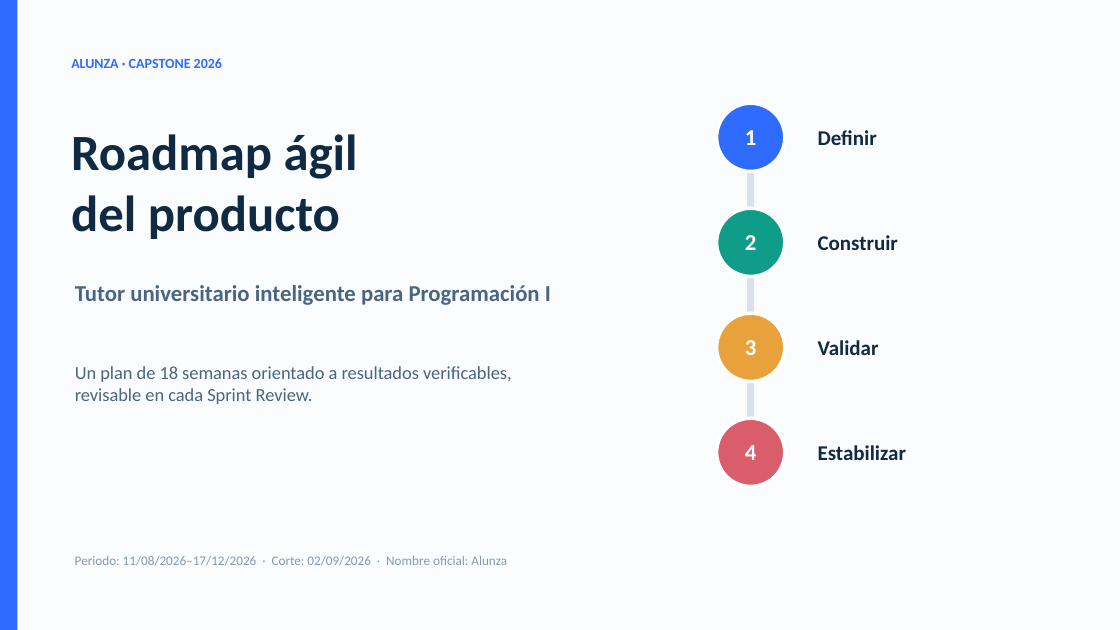
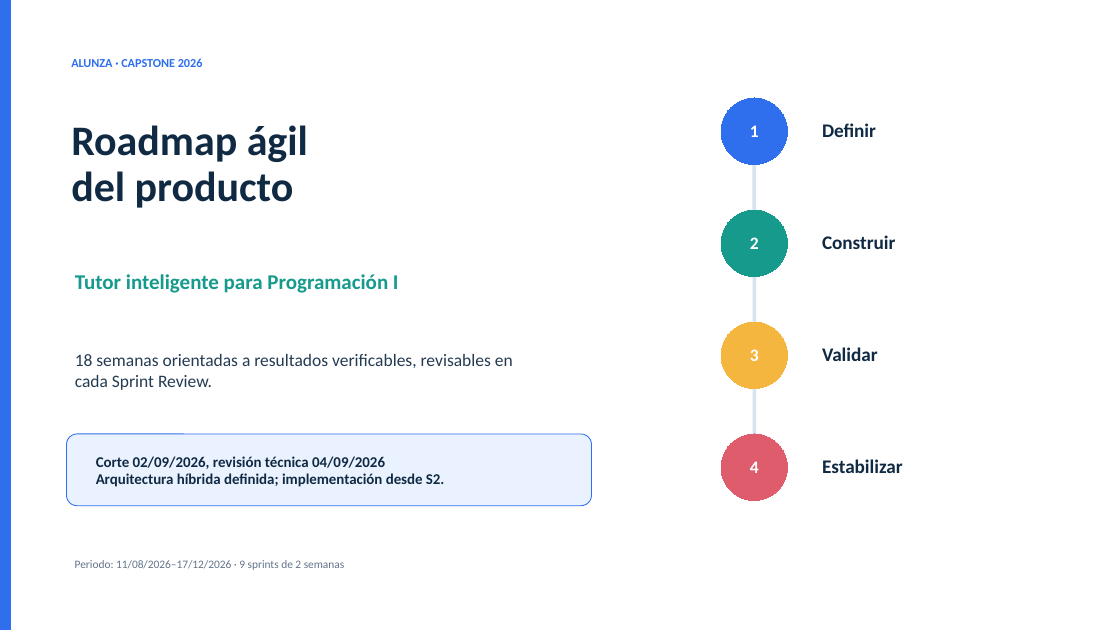
Before and after one commit to marcnunezs/alunza-edu, a slide deck: slide 1 of Evidencias CAPSTONE/Fase 1/Evidencias de proyecto/Roadmap_Agil_Alunza_2026.pptx. Drawn at 1120x630 pixels with LibreOffice and Linux fonts; fonts in the diff are those of the drawing. Boxes give left, top, right and bottom in pixels: in the first picture for what was removed or moved away, otherwise in the second. Text is boxed around its words. In the diff, an @@ line names an element or a change of style, - is before the commit and + after.

Commit message:
docs: actualizar arquitectura hibrida y evidencias CAPSTONE

```diff
--- a/Evidencias CAPSTONE/Fase 1/Evidencias de proyecto/Roadmap_Agil_Alunza_2026.pptx
+++ b/Evidencias CAPSTONE/Fase 1/Evidencias de proyecto/Roadmap_Agil_Alunza_2026.pptx
@@ background #FBFCFE to #FFFFFF @@
@@ rectangle: place and size @@
-rectangle at [0,0,18,630]
+rectangle at [0,0,10,630]
@@ rectangle at [0,0,10,630]: fill #2F6BFF to #2F6FED; outline none to #2F6FED 0 pt @@
@@ text "ALUNZA · CAPSTONE 2026" at [71,58,203,67]: size 12 to 10.5 pt, text colour #2F6BFF to #2F6FED; vertical alignment middle to top @@
@@ title "Roadmap ágil" at [71,125,308,208]: size 43.5 to 36 pt; line spacing 1 to 0.9 @@
@@ ellipse: place and size @@
-ellipse at [717,103,785,171]
+ellipse at [721,98,787,165]
@@ ellipse at [721,98,787,165]: fill #2F6BFF to #2F6FED; outline #FFFFFF 3 pt to #2F6FED 0 pt @@
@@ rectangle removed at [748,120,755,472] @@
@@ line added from (755, 131) to (755, 467), #D8E3EF 3 pt @@
@@ ellipse: place and size @@
-ellipse at [717,208,785,276]
+ellipse at [721,210,787,276]
@@ ellipse at [721,210,787,276]: fill #0F9D8A to #159A8C; outline #FFFFFF 3 pt to #159A8C 0 pt @@
@@ text at [75,274,399,293]: text changed; size 19.5 to 18 pt; text colour #486581 to #159A8C @@
-Tutor universitario inteligente para Programación I
+Tutor inteligente para Programación I
@@ ellipse: place and size @@
-ellipse at [717,313,785,381]
+ellipse at [721,322,787,388]
@@ ellipse at [721,322,787,388]: fill #E9A23B to #F4B63E; outline #FFFFFF 3 pt to #F4B63E 0 pt @@
@@ text at [75,354,513,390]: text changed; size 15.8 to 15 pt; text colour #486581 to #243B53 @@
-Un plan de 18 semanas orientado a resultados verificables, revisable en cada Sprint Review.
+18 semanas orientadas a resultados verificables, revisables en cada Sprint Review.
@@ text "3": place and size @@
-text "3" at [745,340,757,355]
+text "3" at [750,349,759,361]
@@ text "Validar": place and size @@
-text "Validar" at [818,340,879,355]
+text "Validar" at [822,347,878,361]
@@ rounded rectangle added at [66,434,592,506], fill #EAF2FF, outline #2F6FED 0.75 pt @@
@@ ellipse: place and size @@
-ellipse at [717,418,785,486]
+ellipse at [721,434,787,501]
@@ ellipse at [721,434,787,501]: fill #D95D6A to #DE5C6B; outline #FFFFFF 3 pt to #DE5C6B 0 pt @@
@@ text added at [96,456,445,487], 12.8 pt, text #102A43, bold @@
+Corte 02/09/2026, revisión técnica 04/09/2026
+Arquitectura híbrida definida; implementación desde S2.
@@ size 19.5 to 15 pt; vertical alignment middle to top in 4 elements at [750,237,759,249], [750,125,759,137], [750,349,759,361], [750,461,759,473] @@
@@ text "4": place and size @@
-text "4" at [745,445,757,460]
+text "4" at [750,461,759,473]
@@ size 18 to 16.5 pt; vertical alignment middle to top in 4 elements at [822,235,895,249], [822,347,878,361], [822,123,876,137], [822,459,903,473] @@
@@ text "Estabilizar": place and size @@
-text "Estabilizar" at [818,445,906,460]
+text "Estabilizar" at [822,459,903,473]
@@ vertical alignment middle to top in 3 elements at [75,274,399,293], [75,354,513,390], [75,560,344,570] @@
@@ text at [75,560,344,570]: text changed; size 11.2 to 9.8 pt; text colour #829AB1 to #64748B @@
-Periodo: 11/08/2026–17/12/2026 · Corte: 02/09/2026 · Nombre oficial: Alunza
+Periodo: 11/08/2026–17/12/2026 · 9 sprints de 2 semanas
```
Also in this commit, not shown: 3 other slides changed, 3 slides added, 3 slides removed, 14 other files.
